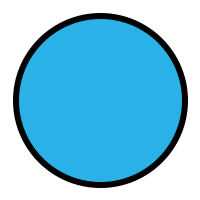
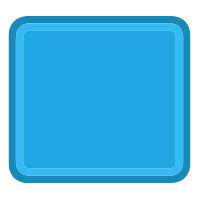
Two versions of the same layered image (200px x 200px). Layer-by-layer changes:
added layer "Vector Smart Object" (1st of 2) above "Ellipse 1" over [8, 15, 191, 184]
hid "Ellipse 1" over [13, 13, 188, 188]
